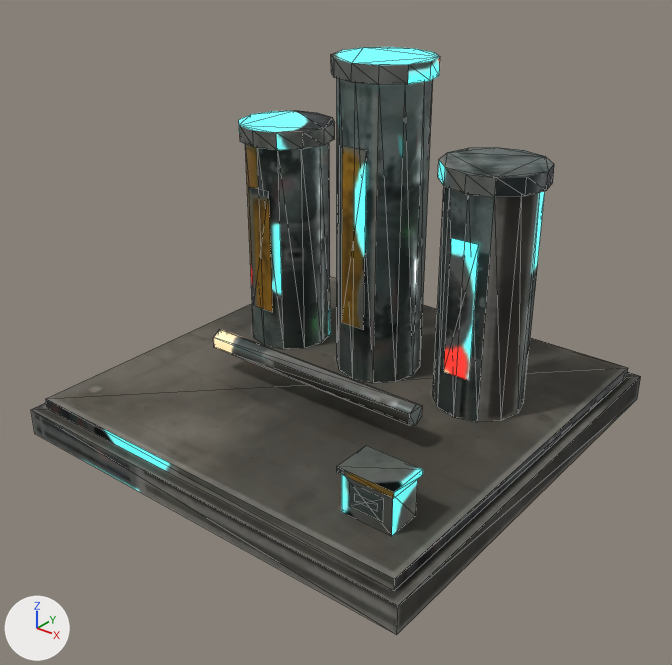
A saved change to the glTF model game/world/models/atmospheric_processor.glb.
One viewpoint serves both versions: a 50 mm lens placed at (0.923, -1.183, 0.899), pointed at (0.027, -0.062, 0.204). Every picture has the same lights, and +X, +Y and +Z are marked at lower left. The older version comes first. Mesh edges are drawn as thin lines. Vertices at exactly the same position are counted once.

In view in the first picture: 'te_atmospheric_processor'.
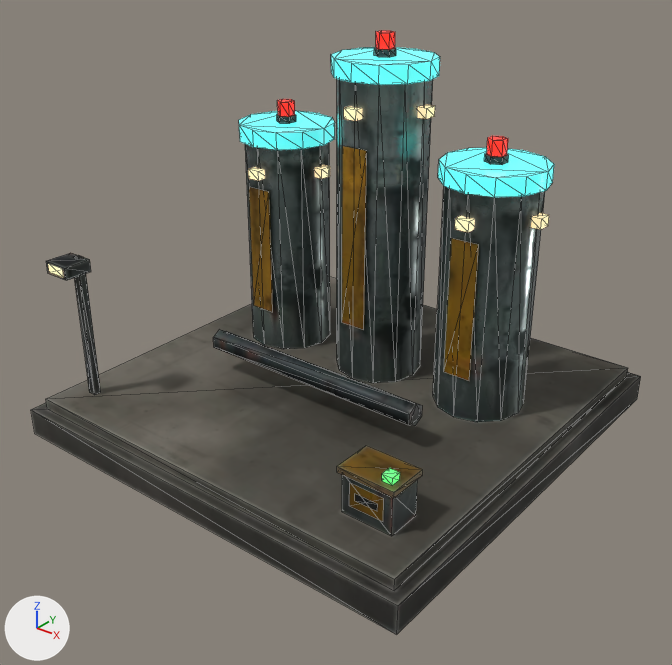
What changed in the scene script:
```text
Change me_te_atmospheric_processor:
    used by ob_te_atmospheric_processor; location = (0.0, 0.0, 0.0)
    remove me_te_atmospheric_processor.from_pydata(...)  # 208 vertices, 342 faces; spans x -0.4..0.4, y -0.4..0.4, z 0.0..0.64
    add me_te_atmospheric_processor.from_pydata(...)  # 360 vertices, 574 faces; spans x -0.4..0.4, y -0.4..0.4, z 0.0..0.678
    me_te_atmospheric_processor part 1: a new loose piece, a box spanning x -0.233..-0.207, y 0.006..0.032, z 0.411..0.429, in mat_te_atmospheric_processor
    me_te_atmospheric_processor part 2: a new loose piece, a 6-sided cylinder along z spanning x -0.236..-0.204, y 0.082..0.118, z 0.5..0.512, in mat_te_atmospheric_processor
    me_te_atmospheric_processor part 3: a new loose piece, a 6-sided cylinder along z spanning x -0.234..-0.206, y 0.084..0.116, z 0.512..0.538, in mat_te_atmospheric_processor
    me_te_atmospheric_processor part 4: a new loose piece, a box spanning x -0.152..-0.126, y 0.087..0.113, z 0.411..0.429, in mat_te_atmospheric_processor
    me_te_atmospheric_processor part 5: a new loose piece, a box spanning x -0.013..0.013, y 0.006..0.032, z 0.551..0.569, in mat_te_atmospheric_processor
    me_te_atmospheric_processor part 6: a new loose piece, a 6-sided cylinder along z spanning x -0.016..0.016, y 0.082..0.118, z 0.64..0.652, in mat_te_atmospheric_processor
    me_te_atmospheric_processor part 7: a new loose piece, a 6-sided cylinder along z spanning x -0.014..0.014, y 0.084..0.116, z 0.652..0.678, in mat_te_atmospheric_processor
    me_te_atmospheric_processor part 8: a new loose piece, a box spanning x 0.068..0.094, y 0.087..0.113, z 0.551..0.569, in mat_te_atmospheric_processor
    me_te_atmospheric_processor part 9: a new loose piece, a box spanning x 0.207..0.233, y 0.006..0.032, z 0.411..0.429, in mat_te_atmospheric_processor
    me_te_atmospheric_processor part 10: a new loose piece, a 6-sided cylinder along z spanning x 0.204..0.236, y 0.082..0.118, z 0.5..0.512, in mat_te_atmospheric_processor
    me_te_atmospheric_processor part 11: a new loose piece, a 6-sided cylinder along z spanning x 0.206..0.234, y 0.084..0.116, z 0.512..0.538, in mat_te_atmospheric_processor
    me_te_atmospheric_processor part 12: a new loose piece, a box spanning x 0.289..0.313, y 0.087..0.113, z 0.411..0.429, in mat_te_atmospheric_processor
    me_te_atmospheric_processor part 13: a new loose piece, a box spanning x 0.301..0.319, y -0.304..-0.286, z 0.15..0.162, in mat_te_atmospheric_processor
    me_te_atmospheric_processor part 14: a new loose piece, a box spanning x -0.337..-0.323, y -0.317..-0.303, z 0.07..0.33, in mat_te_atmospheric_processor
    me_te_atmospheric_processor part 15: a new loose piece, a box spanning x -0.355..-0.305, y -0.355..-0.305, z 0.309..0.331, in mat_te_atmospheric_processor
    me_te_atmospheric_processor part 16: 8 vertices added at x -0.35..-0.31, y -0.356..-0.31, z 0.308..0.328
    me_te_atmospheric_processor part 17: 268 kept faces spanning x -0.4..0.4, y -0.4..0.4, z 0.0..0.64 get new texture (UV) coordinates
```

Location of each change, (x1, y1, x2, y2) in pixels of the pictures (672 x 665 px):
'te_atmospheric_processor', reshaped: before (31, 47, 641, 634); after (31, 31, 641, 634)
part 1 of me_te_atmospheric_processor, added: after (248, 167, 265, 181)
part 2 of me_te_atmospheric_processor, added: after (277, 114, 296, 123)
part 3 of me_te_atmospheric_processor, added: after (277, 99, 295, 117)
part 4 of me_te_atmospheric_processor, added: after (315, 165, 330, 179)
part 5 of me_te_atmospheric_processor, added: after (344, 106, 362, 121)
part 6 of me_te_atmospheric_processor, added: after (374, 48, 396, 57)
part 7 of me_te_atmospheric_processor, added: after (376, 31, 395, 50)
part 8 of me_te_atmospheric_processor, added: after (417, 104, 435, 119)
part 9 of me_te_atmospheric_processor, added: after (455, 216, 475, 233)
part 10 of me_te_atmospheric_processor, added: after (484, 153, 509, 165)
part 11 of me_te_atmospheric_processor, added (red): after (487, 136, 508, 157)
part 12 of me_te_atmospheric_processor, added: after (531, 213, 549, 230)
part 13 of me_te_atmospheric_processor, added: after (382, 468, 400, 485)
part 14 of me_te_atmospheric_processor, added: after (75, 255, 101, 395)
part 15 of me_te_atmospheric_processor, added: after (46, 253, 91, 280)
part 16 of me_te_atmospheric_processor, added: after (48, 264, 64, 278)
part 17 of me_te_atmospheric_processor, surface changed: (31, 55, 639, 634) in both
